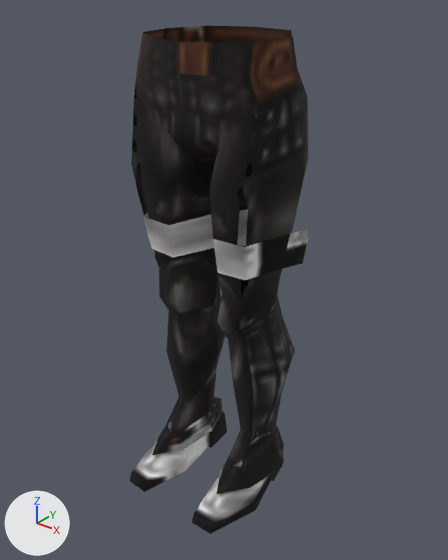
The glTF model public/models/armor/m_reg043.glb as it was, and as the next commit left it.
One viewpoint serves both versions: a camera (50 mm lens) standing at (81.2, -101.3, 11.4) and looking at (2.7, -3.2, -49.4). Arrows for +X, +Y and +Z are at lower left; the lights stay in place. The first picture is the older version. Vertices at exactly the same position are counted once.
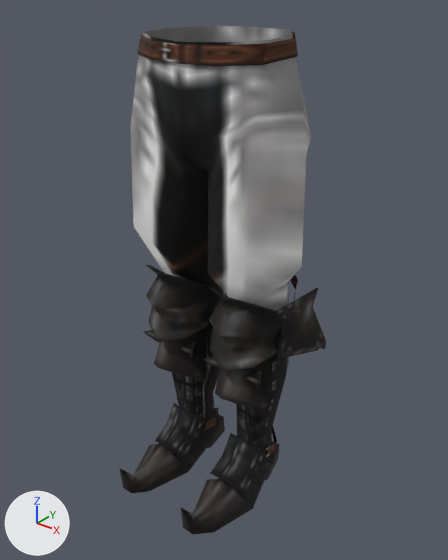
Pixel boxes [x1, y1, x2, y2] of what changed, in the pictures (448 x 560 px):
'Mesh_0', reshaped, rescaled (15% wider): before [130, 25, 310, 534]; after [119, 26, 326, 534]
part 1 of me_mesh_0, rebuilt (29% shorter): before [131, 25, 310, 494]; after [131, 26, 311, 361]
part 2 of me_mesh_0, rebuilt: before [192, 460, 284, 534]; after [181, 441, 280, 534]
part 3 of me_mesh_0, rebuilt (9% wider): before [130, 411, 227, 492]; after [119, 414, 225, 493]
part 4 of me_mesh_0, added: after [137, 32, 326, 497]

Diff of the bpy script that builds the scene:
```diff
--- a/public/models/armor/m_reg043.glb.py
+++ b/public/models/armor/m_reg043.glb.py
@@ me_mesh_0 @@
 # used by ob_mesh_0; location = (0.0, 0.0, 0.0); scale = (20.0, 21.9, 105.0)
-me_mesh_0.from_pydata(...)  # 238 vertices, 436 faces; spans x -1.0..1.0, y -1.0..0.63, z -1.0..0.02
+me_mesh_0.from_pydata(...)  # 408 vertices, 580 faces; spans x -1.0..1.0, y -1.0..0.53, z -1.0..0.02
+# me_mesh_0 part 1: the loose piece of 186 vertices spanning x -1.0..1.0, y -0.73..0.63, z -0.94..0.02 is rebuilt with 116 vertices and now spans x -1.0..1.0, y -0.48..0.5, z -0.65..0.02
+# me_mesh_0 part 2: the loose piece of 26 vertices spanning x 0.25..0.86, y -1.0..0.42, z -1.0..-0.88 is rebuilt with 28 vertices and now spans x 0.2..0.78, y -1.0..0.33, z -1.0..-0.86
+# me_mesh_0 part 3: the loose piece of 26 vertices spanning x -0.86..-0.25, y -1.0..0.42, z -1.0..-0.88 is rebuilt with 28 vertices and now spans x -0.78..-0.2, y -1.0..0.33, z -1.0..-0.86
+# me_mesh_0 part 4
+# 236 vertices are added at x -0.99..0.99, y -0.5..0.53, z -0.96..0.02
+# 262 new faces join them
 me_mesh_0.materials.append(mat_material_0)
@@ ob_mesh_0 @@
 ob_mesh_0.location = (0.0, 0.0, 0.0)
-ob_mesh_0.scale = (20.0, 21.9, 105.0)
+ob_mesh_0.scale = (21.1, 27.6, 105.0)
```
